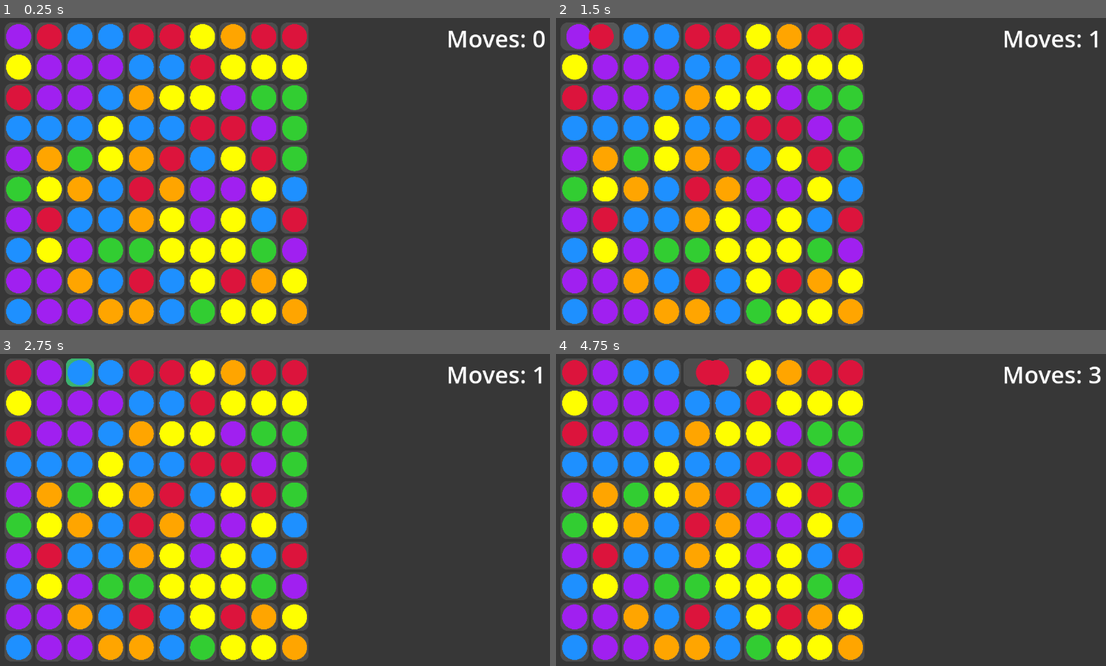
Above: before the commit, frames 1-4 (two rows, left to right).
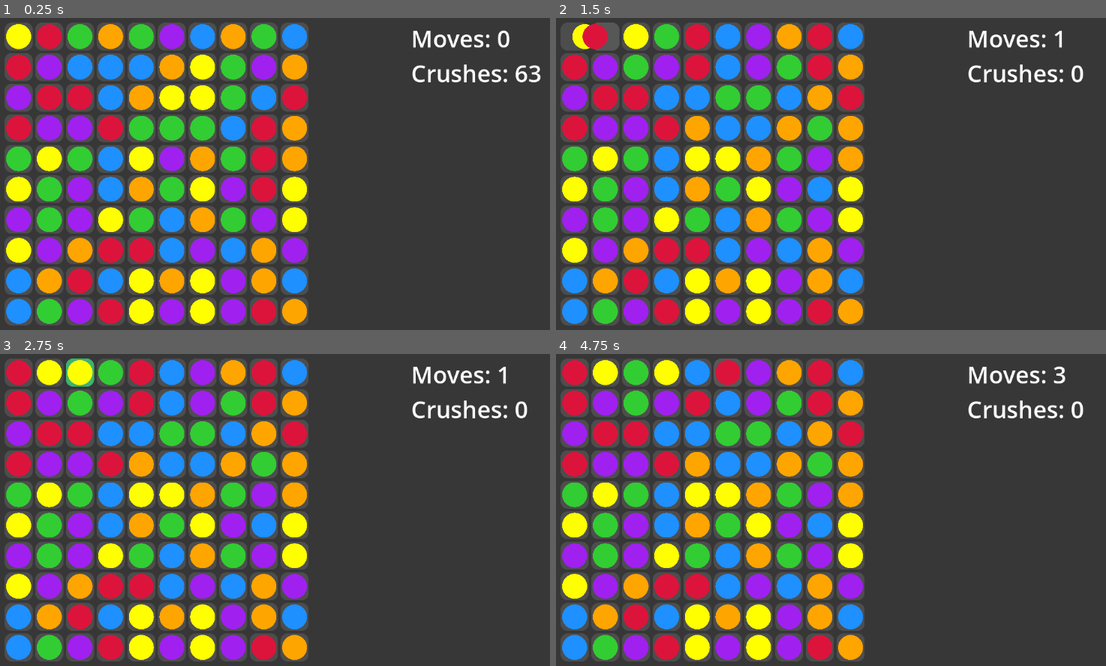
Above: after the commit, the same moments.

Repository: TheJP/BallCrush
Game: Godot game, scene res://scenes/main.tscn
Same seed, same stepped clock (60 frames per second), same inputs: the game is played once before the commit and once after it.
Inputs (mouse positions are in pixels of both pictures, inside the frame that each line leads up to):
- Up to frame 1 (0.25 s): no input
- Up to frame 2 (1.5 s): move the mouse to (572, 36) at 0.52 s; click (572, 36) at 0.67 s; tap Enter at 1.25 s; move the mouse to (605, 36) at 1.27 s; click (605, 36) at 1.42 s
- Up to frame 3 (2.75 s): move the mouse to (82, 372) at 2.02 s; click (82, 372) at 2.17 s
- Up to frame 4 (4.75 s): tap Space at 2.75 s; move the mouse to (666, 372) at 2.77 s; click (666, 372) at 2.92 s; move the mouse to (699, 372) at 3.52 s; click (699, 372) at 3.67 s; tap Enter at 4.25 s; move the mouse to (726, 372) at 4.27 s; click (726, 372) at 4.42 s

The runs differ from the first frame. In frame 1, 25% of the frame differs, in the area x 1-100%, y 1-99%; in frame 2, 25%; in frame 3, 25%; in frame 4, 25%.

Commit message:
Finished ball crush prototype
* Now crushing balls when there are >=3 adjacent
  balls of the same colour.
* Adding new balls from the top and filling empty
  spaces by moving balls downwards.
* Initial setup that get's rid of all places
  where already >=3 balls of the same colour are
  adjacent to each other.

Diff:
--- a/scenes/main.tscn
+++ b/scenes/main.tscn
@@ -8,7 +8,7 @@
 [node name="Control" type="Control" parent="."]
 layout_mode = 3
 anchors_preset = 0
-offset_left = 881.0
+offset_left = 813.0
 offset_top = 31.0
 offset_right = 1113.0
 offset_bottom = 614.0
@@ -23,3 +23,9 @@
 layout_mode = 2
 theme_override_font_sizes/font_size = 45
 text = "Moves: 0"
+
+[node name="Crushes" type="Label" parent="Control/VBoxContainer"]
+unique_name_in_owner = true
+layout_mode = 2
+theme_override_font_sizes/font_size = 45
+text = "Crushes: 0"
--- a/scripts/candy.gd
+++ b/scripts/candy.gd
@@ -14,6 +14,7 @@
 
 var index: Vector2i
 var colour = 0
+var marked_for_remove = false
 
 func _ready():
 	$Sprite.modulate = COLOURS[colour]
--- a/scripts/main.gd
+++ b/scripts/main.gd
@@ -3,7 +3,8 @@
 
 const GRID_HEIGHT = 10
 const GRID_WIDTH = 10
-const MOVE_ANIMATION_TIME = 0.5
+const MOVE_ANIMATION_TIME = 0.2
+const CRUSH_ANIMATION_TIME = 0.5
 
 
 var tile_scene = preload("res://scenes/tile.tscn")
@@ -15,9 +16,29 @@
 var current_click = null
 var height: float = 100.0
 var moves = 0
+var crushes = 0
+var disable_input = false
+var move_blocked = false
+var game_started = false
+var move_animation_time = 0.0
+var crush_animation_time = 0.0
 
 
-# Called when the node enters the scene tree for the first time.
+
+func _process(delta):
+	%Moves.text = "Moves: %d" % moves
+	%Crushes.text = "Crushes: %d" % crushes
+
+	if not move_blocked and disable_input:
+		move_down()
+		if not move_blocked:
+			check_win_all()
+		if not move_blocked:
+			disable_input = false
+			if not game_started:
+				start_game()
+
+
 func _ready():
 	var viewport_size = get_viewport_rect().size
 	height = viewport_size.y / (GRID_HEIGHT + 1)
@@ -26,30 +47,32 @@
 		var candy_row = []
 		for x in range(GRID_WIDTH):
 			var index = Vector2i(x, y)
-			var position = tile_position(index)
 
 			var tile: Tile = tile_scene.instantiate()
 			add_child(tile)
-			tile.position = position
+			tile.position = tile_position(index)
 			tile.index = index
 			tile.on_click.connect(_tile_on_click)
 			tile_row.append(tile)
 
-			var candy: Candy = candy_scene.instantiate()
-			candy.colour = randi_range(0, len(Candy.COLOURS) - 1)
-			add_child(candy)
-			candy.position = position
-			candy.index = index
-			candy_row.append(candy)
+			candy_row.append(create_candy(index))
 		tiles.append(tile_row)
 		candies.append(candy_row)
+	check_win_all()
+	if not disable_input:
+		start_game()
 
 
 func _tile_on_click(index: Vector2i):
+	if disable_input:
+		tiles[index.y][index.x].clicked = false
+		return
+
 	if current_click == null:
 		current_click = index
 		return
-	tiles[current_click.y][current_click.x].clicked = false
+	if current_click != index:
+		tiles[current_click.y][current_click.x].clicked = false
 
 	var is_adjacent = (index.x == current_click.x and abs(index.y - current_click.y) == 1) or\
 		(index.y == current_click.y and abs(index.x - current_click.x) == 1)
@@ -60,8 +83,8 @@
 	moves += 1
 
 	var tween: Tween = get_tree().create_tween().set_parallel()
-	tween.tween_property(candies[index.y][index.x], "position", tile_position(current_click), MOVE_ANIMATION_TIME)
-	tween.tween_property(candies[current_click.y][current_click.x], "position", tile_position(index), MOVE_ANIMATION_TIME)
+	tween.tween_property(candies[index.y][index.x], "position", tile_position(current_click), move_animation_time)
+	tween.tween_property(candies[current_click.y][current_click.x], "position", tile_position(index), move_animation_time)
 
 	var tmp = candies[index.y][index.x]
 	candies[index.y][index.x] = candies[current_click.y][current_click.x]
@@ -75,13 +98,99 @@
 	current_click = null
 
 
+func start_game():
+	if game_started:
+		return
+	game_started = true
+	moves = 0
+	crushes = 0
+	move_animation_time = MOVE_ANIMATION_TIME
+	crush_animation_time = CRUSH_ANIMATION_TIME
+
+
+func check_win_all():
+	for y in range(GRID_HEIGHT):
+		for x in range(GRID_WIDTH):
+			check_win(Vector2i(x, y))
+
+
 func check_win(index: Vector2i):
-	pass
+	var centre_candy = candies[index.y][index.x]
+
+	# Flood fill to find candies of the same colour
+	var queue = [index]
+	var visited = {index: true}
+	var result: Array[Vector2i] = []
+	while not queue.is_empty():
+		var current = queue.pop_front()
+		var current_candy = candies[current.y][current.x]
+		if current_candy.colour != centre_candy.colour:
+			continue
+		result.append(current)
+		for permutation in [Vector2i(1, 0), Vector2i(-1, 0), Vector2i(0, 1), Vector2i(0, -1)]:
+			var next = current + permutation
+			if next.x < 0 or next.x >= GRID_WIDTH or next.y < 0 or next.y >= GRID_HEIGHT:
+				continue
+			if visited.has(next) or candies[next.y][next.x].marked_for_remove:
+				continue
+			queue.push_back(next)
+			visited[next] = true
+
+	if len(result) < 3:
+		return
+
+	crushes += len(result)
+	disable_input = true
+	move_blocked = true
+
+	var tween = get_tree().create_tween().set_parallel()
+	for current in result:
+		var current_candy = candies[current.y][current.x]
+		current_candy.marked_for_remove = true
+		tween.tween_property(current_candy, "scale", Vector2.ZERO, crush_animation_time).set_delay(move_animation_time)
+
+	tween.set_parallel(false).tween_callback(func(): remove_candies(result))
+
+
+func remove_candies(indices: Array[Vector2i]):
+	for index in indices:
+		var candy = candies[index.y][index.x]
+		candies[index.y][index.x] = null
+		candy.queue_free()
+	move_blocked = false
 
 
 func tile_position(index: Vector2i) -> Vector2:
 	return Vector2((index.x + 1) * height, (index.y + 1) * height)
 
 
-func _process(delta):
-	%Moves.text = "Moves: %d" % moves
+func create_candy(index: Vector2i) -> Candy:
+	var candy: Candy = candy_scene.instantiate()
+	candy.colour = randi_range(0, len(Candy.COLOURS) - 1)
+	add_child(candy)
+	candy.position = tile_position(index)
+	candy.index = index
+	return candy
+
+
+func move_down():
+	var did_move = false
+	var tween = get_tree().create_tween().set_parallel()
+	for y in range(GRID_HEIGHT - 1, -1, -1):
+		for x in range(GRID_WIDTH):
+			var index = Vector2i(x, y)
+			if candies[y][x] == null:
+				did_move = true
+				if y > 0 and candies[y - 1][x] != null:
+					candies[y][x] = candies[y - 1][x]
+					candies[y - 1][x] = null
+					tween.tween_property(candies[y][x], "position", tile_position(index), move_animation_time)
+				if y == 0:
+					var new_candy = create_candy(index)
+					candies[y][x] = new_candy
+					new_candy.scale = Vector2.ZERO
+					tween.tween_property(new_candy, "scale", Vector2.ONE, move_animation_time)
+
+	if did_move:
+		move_blocked = true
+		tween.set_parallel(false).tween_callback(func(): move_blocked = false)
